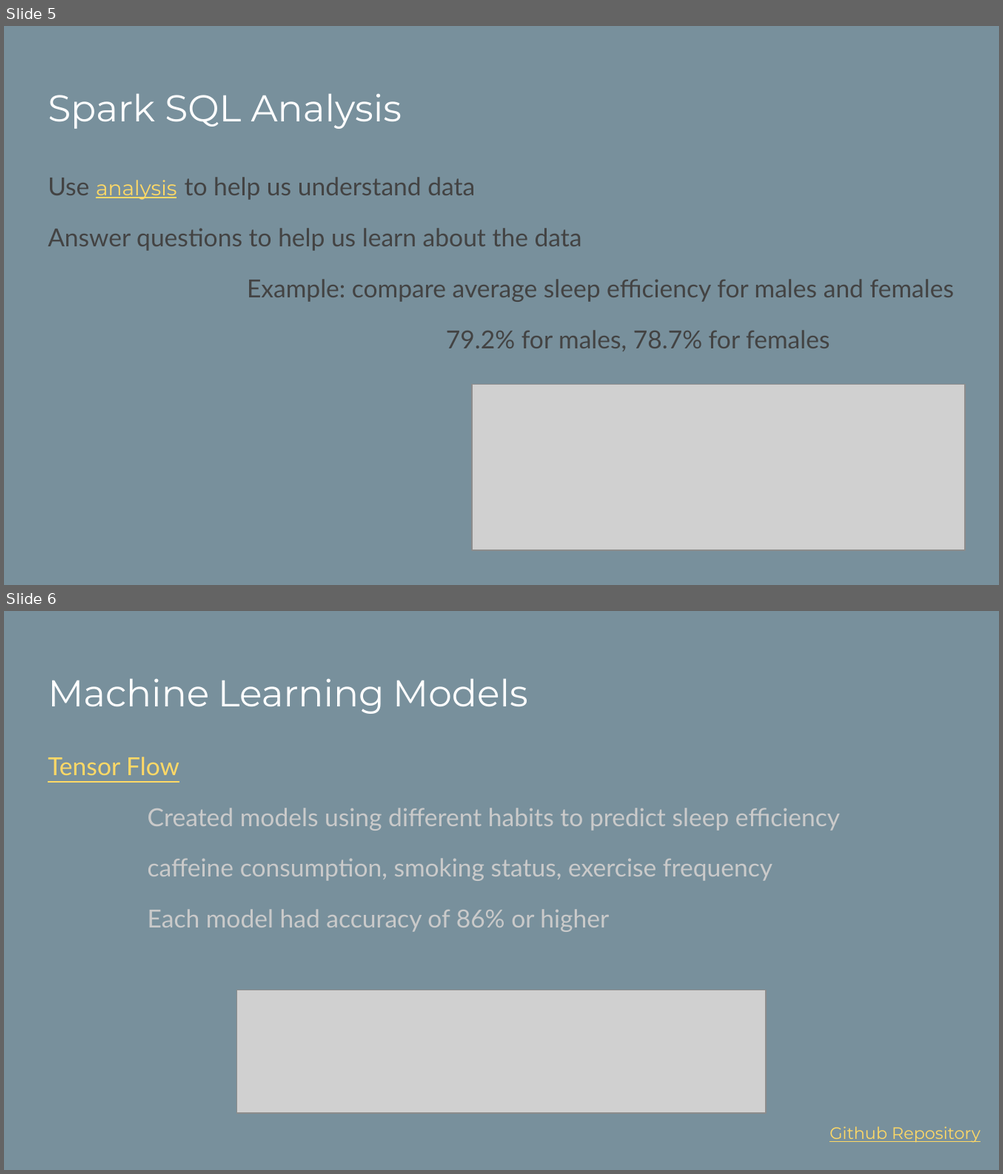
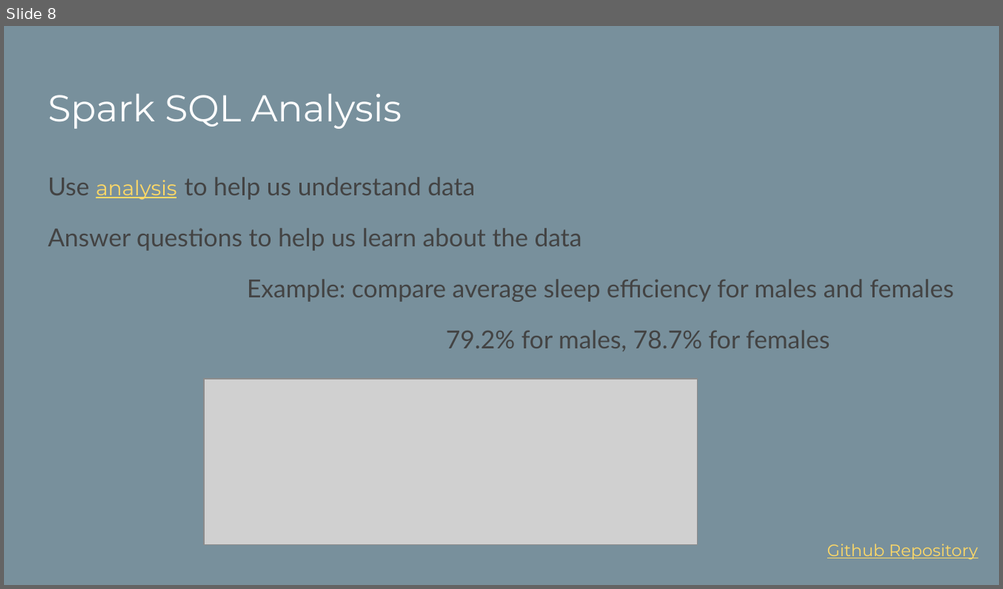
Before and after one commit to IB2MS/Project_4, a slide deck: Sleep Efficiency Analysis and Modeling.pptx. Shown one above the other, each under a label of ours: slides 5 and 6 before the commit, slide 8 after it. The pictures are 1003x1174 and 1003x589 pixels, drawn with LibreOffice and Linux fonts; fonts in the diff are those of the drawing; grey boxes stand for pictures. Boxes give left, top, right and bottom in pixels: in the first picture for what was removed or moved away, otherwise in the second. Text is boxed around its words. In the diff, an @@ line names an element or a change of style, - is before the commit and + after.

```diff
--- a/Sleep Efficiency Analysis and Modeling.pptx
+++ b/Sleep Efficiency Analysis and Modeling.pptx
@@ slide 6 removed at (x1=4, y1=611, x2=999, y2=1170), background #78909C @@
@@ title removed at (x1=48, y1=678, x2=528, y2=714) @@
-Machine Learning Models
@@ text removed at (x1=48, y1=757, x2=839, y2=932) @@
-Tensor Flow
-Created models using different habits to predict sleep efficiency
-caffeine consumption, smoking status, exercise frequency
-Each model had accuracy of 86% or higher
@@ picture removed at (x1=236, y1=991, x2=766, y2=1114) @@
@@ text removed at (x1=829, y1=1127, x2=980, y2=1143) @@
-Github Repository
@@ what was slide 5 is now slide 8 @@
@@ slide 8 changed as well @@
@@ picture moved from (x1=472, y1=384, x2=965, y2=550) to (x1=204, y1=379, x2=697, y2=545) @@
@@ text added at (x1=827, y1=544, x2=977, y2=560), 12 pt, text #FFD966, underline @@
+Github Repository
```
Also in this commit, not shown: 9 other slides changed, 3 slides added.
